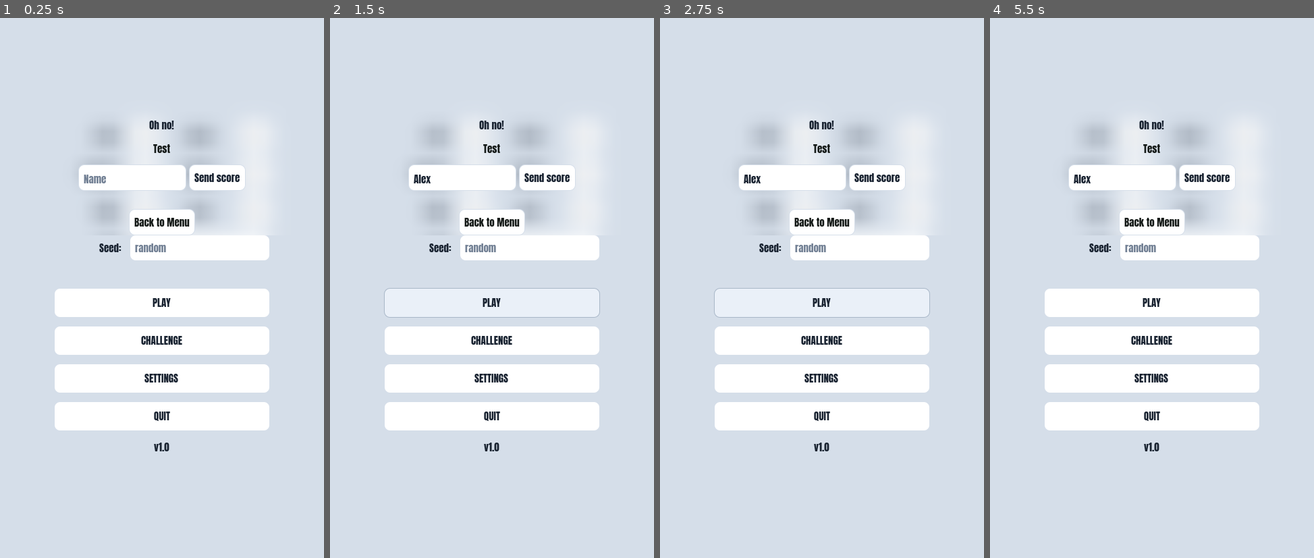
Above: before the commit, frames 1-4 (left to right).
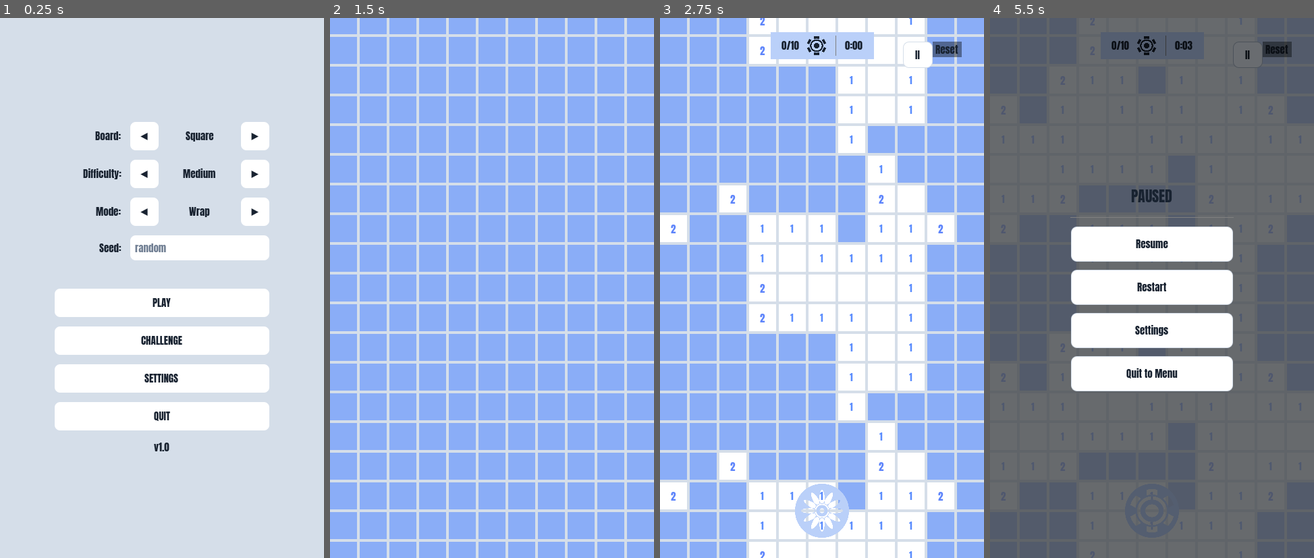
Above: after the commit, the same moments.

Repository: Kape99/mine-sweeper
Game: Godot game, scene res://Scenes/base.tscn
Same seed, same stepped clock (60 frames per second), same inputs: the game is played once before the commit and once after it.
Inputs (mouse positions are in pixels of both pictures, inside the frame that each line leads up to):
- Up to frame 1 (0.25 s): no input
- Up to frame 2 (1.5 s): click (462, 180) at 0.52 s; type "Alex" at 0.6 s; click "PLAY" at 1.25 s
- Up to frame 3 (2.75 s): click (822, 304) at 2 s, where only the run before the commit has a clickable "PLAY"
- Up to frame 4 (5.5 s): click (1152, 509) at 2.77 s; click (1135, 136) at 3.5 s, where only the run before the commit has a clickable "◀"; click (1245, 136) at 4.25 s, where only the run before the commit has a clickable "▶"; click (1249, 55) at 5 s, where only the run after the commit has a clickable "II"

The runs differ from the first frame. In frame 1, 4.1% of the frame differs, in the area x 24-84%, y 19-41%; in frame 2, 86%; in frame 3, 79%; in frame 4, 93%, in the area x 0-100%, y 0-100%.
Error before the commit: Parse Error: Too few arguments for "_load_game()" call. Expected at least 5 but received 0. (res://Scripts/base.gd:229)

Commit message:
minor refactor

Diff:
--- a/Scenes/Board/hexagon_board.tscn
+++ b/Scenes/Board/hexagon_board.tscn
@@ -15,4 +15,4 @@
 script = ExtResource("1_mq3fw")
 cells = Array[PackedScene]([ExtResource("2_gm7ww"), ExtResource("3_rh4e8")])
 
-[node name="Container" type="Node2D" parent="."]
+[node name="Container" type="Node2D" parent="." unique_id=2003278963]
--- a/Scripts/Board/base_board.gd
+++ b/Scripts/Board/base_board.gd
@@ -89,6 +89,8 @@
 ## board has hard edges, the camera is clamped to the board bounds, and
 ## neighbor lookups stop at the edge.
 var _wrap_mode: bool = true
+var _is_defusing: bool = false
+var _seed: String = ""
 
 ## Long-press tracking for taps on wrap-mode display copies.
 var _display_touch_active: bool = false
@@ -213,7 +215,7 @@
 ## Starts a game. If the board was already built for these dimensions with
 ## [method prepare] (e.g. in the background while the menu was open), that
 ## build is reused; otherwise the board is built now, in one go.
-func start_game(p_cols: int, p_rows: int, p_mines: int, p_wrap: bool = true) -> void:
+func start_game(p_cols: int, p_rows: int, p_mines: int, p_wrap: bool = true, p_seed: String = "") -> void:
 	if not is_prepared_for(p_cols, p_rows, p_wrap):
 		prepare(p_cols, p_rows, p_wrap)
 	build_step(-1)
@@ -223,11 +225,18 @@
 		# Keep the requested mine density on the enlarged board.
 		mines = roundi(p_mines * float(cols * rows) / float(p_cols * p_rows))
 	_to_be_explored = rows * cols - mines
+	_is_defusing = true
+	_seed = p_seed
 	# A seeded game is meant to be shared: the mine layout is deterministic
 	# for a given first cell, so open the most central one right away —
 	# every player gets the same guaranteed-safe start.
-	if not GlobalState.board_seed.is_empty():
+	if not p_seed.is_empty():
 		_on_cell_open_requested(board_state[rows / 2][cols / 2])
+
+
+## Updates the defuse mode during an active game.
+func set_defusing(is_defusing: bool) -> void:
+	_is_defusing = is_defusing
 
 
 ## Clears the board and sets it up for a [param p_cols] × [param p_rows]
@@ -742,7 +751,7 @@
 
 func _first_move(starting_cell: CellBase) -> void:
 	_is_game_started = true
-	_place_mines(starting_cell)
+	_place_mines(starting_cell, _seed)
 	on_game_started.emit(mines)
 
 
@@ -757,7 +766,7 @@
 		_on_cell_open_requested(cell)
 		return
 	var logical_cell: CellBase = _get_center_cell(cell)
-	if GlobalState.is_defusing:
+	if _is_defusing:
 		if logical_cell.is_explored() and logical_cell.nearby > 0:
 			_chord_reveal(logical_cell)
 		else:
@@ -872,11 +881,11 @@
 		).set_delay(REVEAL_DELAY_FACTOR)
 
 
-func _place_mines(cell: CellBase) -> void:
+func _place_mines(cell: CellBase, seed: String) -> void:
 	var valid_indices: Array[int] = _get_mine_candidates(cell)
 
 	var rng: RandomNumberGenerator = RandomNumberGenerator.new()
-	var seed_value: int = GlobalState.get_seed_value()
+	var seed_value: int = absi(seed.hash()) if not seed.is_empty() else 0
 	if seed_value != 0:
 		rng.seed = seed_value
 	else:
--- a/Scripts/GUI/main_menu.gd
+++ b/Scripts/GUI/main_menu.gd
@@ -1,7 +1,7 @@
 class_name MainMenu
 extends Control
 
-signal start_requested
+signal start_requested(board: int, cols: int, rows: int, mine_perc: float, board_wrap: bool, board_seed: String)
 signal settings_requested
 signal quit_requested
 signal wrap_mode_changed(wrap: bool)
@@ -15,8 +15,8 @@
 
 const DAILY_MIN_SIZE : int = 10
 const DAILY_MAX_SIZE : int = 25
-const DAILY_MIN_MINES : int = 10
-const DAILY_MAX_MINES : int = 20
+const DAILY_MIN_MINES : float = 0.10
+const DAILY_MAX_MINES : float = 0.20
 
 @onready var _background: ColorRect = $Background
 @onready var _board_type_label: Label = $CenterContainer/Panel/BoardTypeRow/BoardTypeLabel
@@ -128,7 +128,7 @@
 	_set_seed(text)
 
 func _on_start() -> void:
-	start_requested.emit()
+	start_requested.emit(GlobalState.selected_board, GlobalState.board_cols, GlobalState.board_rows, GlobalState.bomb_percentage, GlobalState.board_wrap, GlobalState.board_seed)
 
 func _on_daily() -> void:
 	# Ignore repeat presses while the date request is still pending.
@@ -157,12 +157,12 @@
 	var rng: RandomNumberGenerator = RandomNumberGenerator.new()
 	var seed_value: int = GlobalState.get_seed_value()
 	rng.seed = seed_value
-	GlobalState.board_wrap = true
-	GlobalState.selected_board = rng.randi_range(0,BOARD_TYPE_NAMES.size() -1)
-	GlobalState.board_rows = rng.randi_range(DAILY_MIN_SIZE,DAILY_MAX_SIZE)
-	GlobalState.board_cols = rng.randi_range(DAILY_MIN_SIZE,DAILY_MAX_SIZE)
-	GlobalState.bomb_percentage = rng.randf_range(DAILY_MIN_MINES, DAILY_MAX_MINES)
-	start_requested.emit()
+	var board_wrap: bool = true
+	var selected_board: int = rng.randi_range(0, BOARD_TYPE_NAMES.size() - 1)
+	var board_rows: int = rng.randi_range(DAILY_MIN_SIZE, DAILY_MAX_SIZE)
+	var board_cols: int = rng.randi_range(DAILY_MIN_SIZE, DAILY_MAX_SIZE)
+	var bomb_percentage: float = rng.randf_range(DAILY_MIN_MINES, DAILY_MAX_MINES)
+	start_requested.emit(selected_board, board_cols, board_rows, bomb_percentage, board_wrap, GlobalState.board_seed)
 
 func _on_settings() -> void:
 	settings_requested.emit()
--- a/Scripts/Tests/test_board_prepare.gd
+++ b/Scripts/Tests/test_board_prepare.gd
@@ -87,7 +87,7 @@
 	prepared = await _wait_for_prepared(base)
 	assert_true(prepared != null and prepared.rows == 10, "Changing the size rebuilds the background board")
 
-	base._load_game()
+	base._load_game(GlobalState.selected_board, GlobalState.board_cols, GlobalState.board_rows, GlobalState.bomb_percentage, GlobalState.board_wrap, "")
 	assert_eq(base._board, prepared, "Start uses the background board")
 	assert_eq(base._prepared_board, null, "Background slot is empty during the game")
 	assert_eq(base._board.modulate, Color.WHITE, "Board is visible once the game starts")
--- a/Scripts/Tests/test_defuse_double.gd
+++ b/Scripts/Tests/test_defuse_double.gd
@@ -29,7 +29,7 @@
 	var board: BaseBoard = _started_board()
 
 	# --- Every defuse-mode tap toggles exactly once ---
-	GlobalState.is_defusing = true
+	board.set_defusing(true)
 	var cell: CellBase = board.board_state[1][1]
 	# Wait out the double-tap window between taps so each counts as a
 	# single (a second tap inside the window is a double tap, which opens).
@@ -47,7 +47,7 @@
 	cell.defuse()  # back to unknown
 
 	# Normal mode: single tap opens, even when duplicated by emulation.
-	GlobalState.is_defusing = false
+	board.set_defusing(false)
 	var a: CellBase = board.board_state[0][0]
 	var open_count: Array[int] = [0]
 	a.cell_open_requested.connect(func(_c: CellBase) -> void: open_count[0] += 1)
@@ -60,7 +60,7 @@
 	assert_eq(open_count[0], 1, "Double tap requests open once")
 
 	# Defuse mode: single tap still flags immediately.
-	GlobalState.is_defusing = true
+	board.set_defusing(true)
 	var b: CellBase = board.board_state[0][1]
 	_tap(b)
 	assert_true(b.is_defused(), "Defuse mode single tap flags immediately with double tap on")
@@ -78,7 +78,7 @@
 	_tap(c)
 	assert_true(c.is_explored(), "Double tap opens a previously flagged cell")
 
-	GlobalState.is_defusing = false
+	board.set_defusing(false)
 
 	board.free()
 	BaseBoard.clear_pools()
@@ -87,17 +87,15 @@
 ## The first tap of a game opens the cell and starts the game, even in
 ## defuse mode, whether it's a single tap or a double tap.
 func _test_first_tap(tap_twice: bool, label: String) -> void:
-	GlobalState.is_defusing = true
 	var board: BaseBoard = load(SQUARE_SCENE).instantiate()
 	add_child(board)
-	board.start_game(3, 3, 0, true)
+	board.start_game(3, 3, 0, true, "")
 	var cell: CellBase = board.board_state[1][1]
 	_emulated_tap(cell)
 	if tap_twice:
 		_emulated_tap(cell)
 	assert_true(board._is_game_started and cell.is_explored(), "First %s opens and starts the game in defuse mode" % label)
 	assert_false(cell.is_defused(), "First %s does not flag" % label)
-	GlobalState.is_defusing = false
 	board.free()
 	BaseBoard.clear_pools()
 
--- a/Scripts/Tests/test_mine_placement.gd
+++ b/Scripts/Tests/test_mine_placement.gd
@@ -123,5 +123,5 @@
 func _load_board(cols: int, rows: int, mines: int) -> BaseBoard:
 	var board: BaseBoard = load(SQUARE_SCENE).instantiate()
 	add_child(board)
-	board.start_game(cols, rows, mines, false)
+	board.start_game(cols, rows, mines, false, GlobalState.board_seed)
 	return board
--- a/Scripts/Tests/test_pause_overlay.gd
+++ b/Scripts/Tests/test_pause_overlay.gd
@@ -18,7 +18,7 @@
 	await get_tree().process_frame
 	var sm: ScreenManager = base.get_node("ScreenManager")
 
-	base._load_game()
+	base._load_game(GlobalState.selected_board, GlobalState.board_cols, GlobalState.board_rows, GlobalState.bomb_percentage, GlobalState.board_wrap, "")
 	var board: BaseBoard = base._board
 
 	# Resume
--- a/Scripts/Tests/test_ui_layout.gd
+++ b/Scripts/Tests/test_ui_layout.gd
@@ -30,7 +30,7 @@
 	var gui_root: Control = base.get_node("GUI/Screen")
 	assert_eq(gui_root.get_global_rect(), screen, "GUI/Screen covers the whole viewport")
 
-	base._load_game()
+	base._load_game(GlobalState.selected_board, GlobalState.board_cols, GlobalState.board_rows, GlobalState.bomb_percentage, GlobalState.board_wrap, "")
 	base._board._on_cell_pressed(base._board.board_state[5][5], 0)
 	await _settle()
 	var hud: Control = base.get_node("GUI/Screen/BoardGUI")
@@ -86,7 +86,7 @@
 	for wrap: bool in [false, true]:
 		base._reset()
 		GlobalState.board_wrap = wrap
-		base._load_game()
+		base._load_game(GlobalState.selected_board, GlobalState.board_cols, GlobalState.board_rows, GlobalState.bomb_percentage, GlobalState.board_wrap, "")
 		await _settle()
 		var tile: Control = base._board._tile
 		var on_screen: Rect2 = tile.get_global_transform_with_canvas() * Rect2(Vector2.ZERO, tile.size)
--- a/Scripts/base.gd
+++ b/Scripts/base.gd
@@ -155,9 +155,11 @@
 
 func _toggle_defuse(is_active: bool) -> void:
 	GlobalState.is_defusing = is_active
+	if _board:
+		_board.set_defusing(is_active)
 
 ## Instantiates the selected board, starts a new game, and switches to gameplay view.
-func _load_game(board: int, cols: int, rows: int, mine_perc: float, board_wrap: bool) -> void:
+func _load_game(board: int, cols: int, rows: int, mine_perc: float, board_wrap: bool, board_seed: String = "") -> void:
 	_board = _take_board(board)
 	var mine_count: int =  maxi(1, roundi(rows * cols * mine_perc))
 
@@ -171,7 +173,7 @@
 	_board.on_game_started.connect(_game_started)
 	_board.on_defuse_changed.connect(_defused_changed)
 	_board.on_game_finished.connect(_game_finished)
-	_board.start_game(cols, rows, mine_count, board_wrap)
+	_board.start_game(cols, rows, mine_count, board_wrap, board_seed)
 
 	_main_menu.visible = false
 	_final_screen.visible = false
@@ -226,7 +228,7 @@
 ## Public wrapper used by PauseOverlay to restart the current game.
 func restart_game() -> void:
 	_reset()
-	_load_game()
+	_load_game(GlobalState.selected_board, GlobalState.board_cols, GlobalState.board_rows, GlobalState.bomb_percentage, GlobalState.board_wrap, GlobalState.board_seed)
 
 
 func _unhandled_input(event: InputEvent) -> void:
